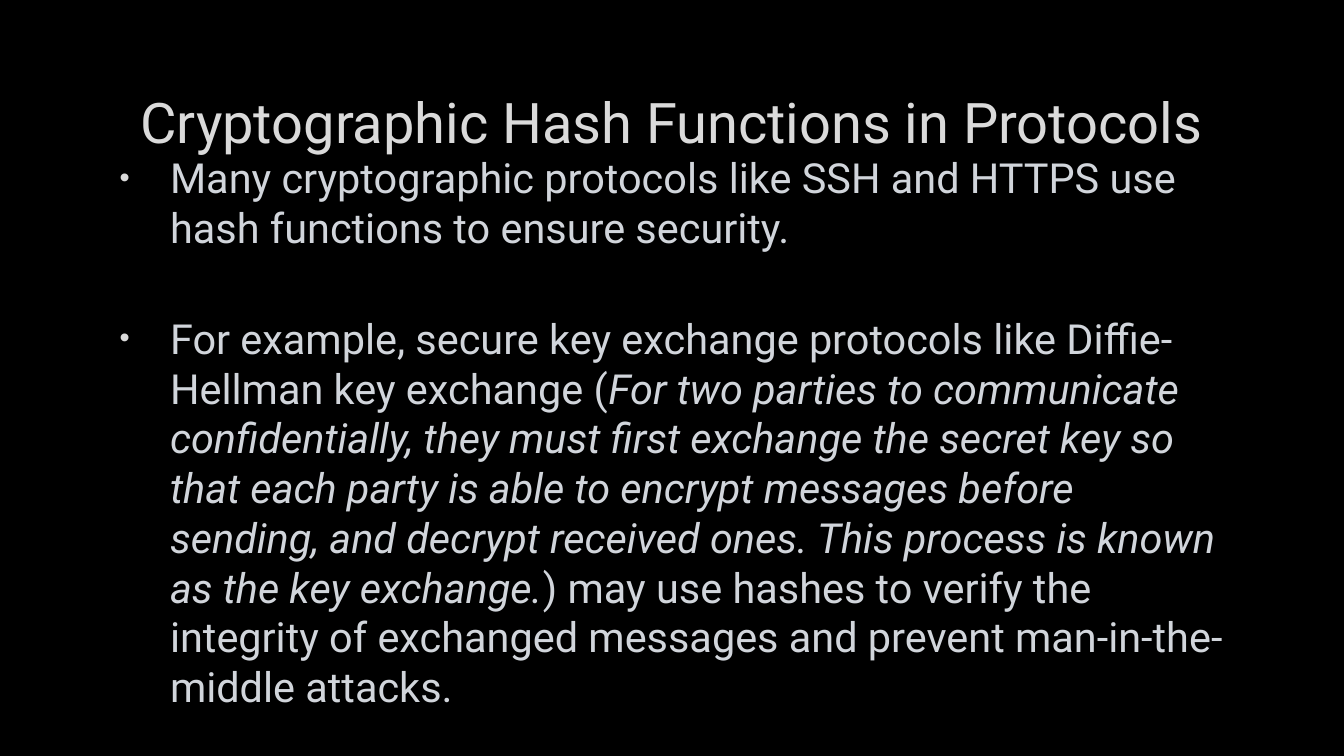
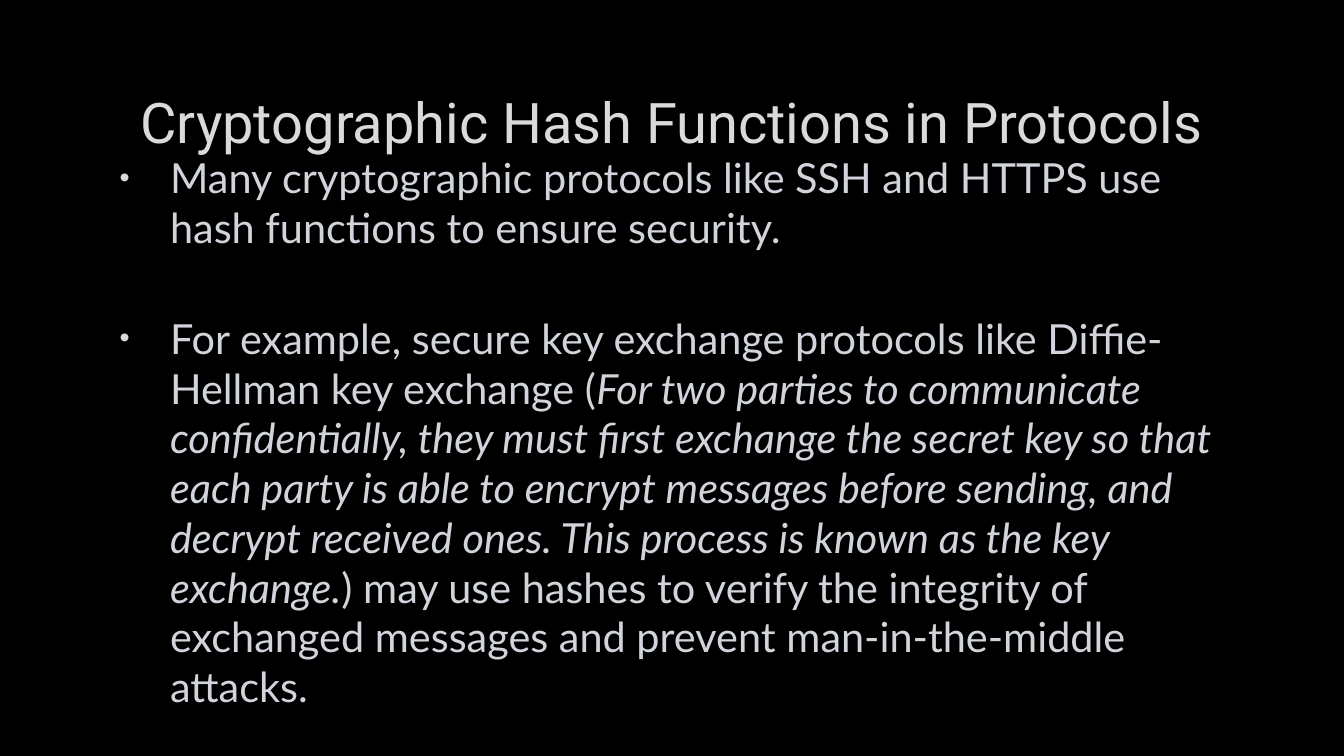
Before and after one commit to MohamedEmary/graduation-project, a slide deck: slide 7 of tasks/week-01/hashing.pptx. Drawn at 1344x756 pixels with LibreOffice and Linux fonts; fonts in the diff are those of the drawing; background and template pictures are left out. Boxes give left, top, right and bottom in pixels: in the first picture for what was removed or moved away, otherwise in the second. Text is boxed around its words. In the diff, an @@ line names an element or a change of style, - is before the commit and + after.

```diff
--- a/tasks/week-01/hashing.pptx
+++ b/tasks/week-01/hashing.pptx
@@ text "Many cryptographic protocols like SSH ..." at [170,162,1211,703]: font Roboto to Lato @@
```
Also in this commit, not shown: 3 other slides changed, 13 slides added, 2 slides removed.
